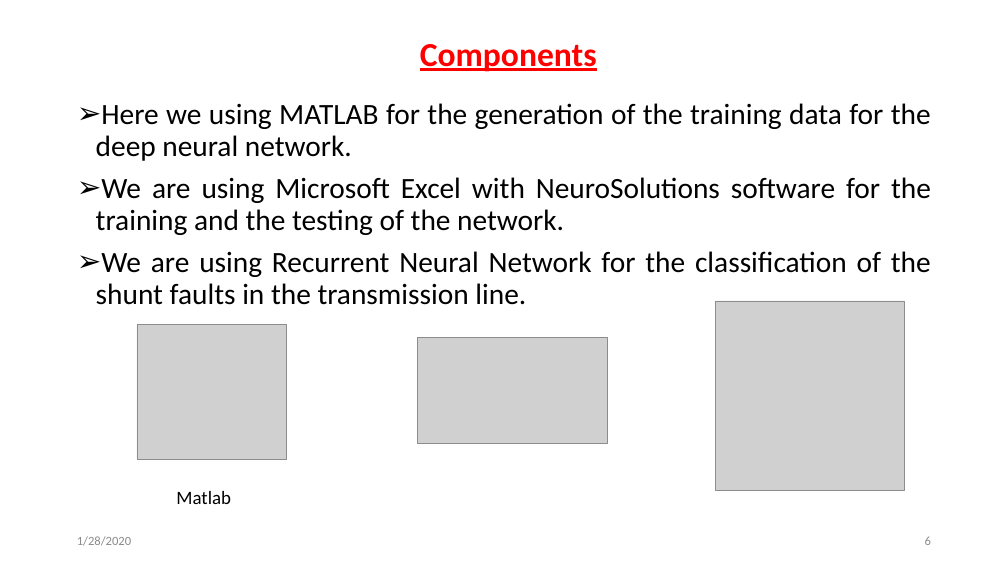
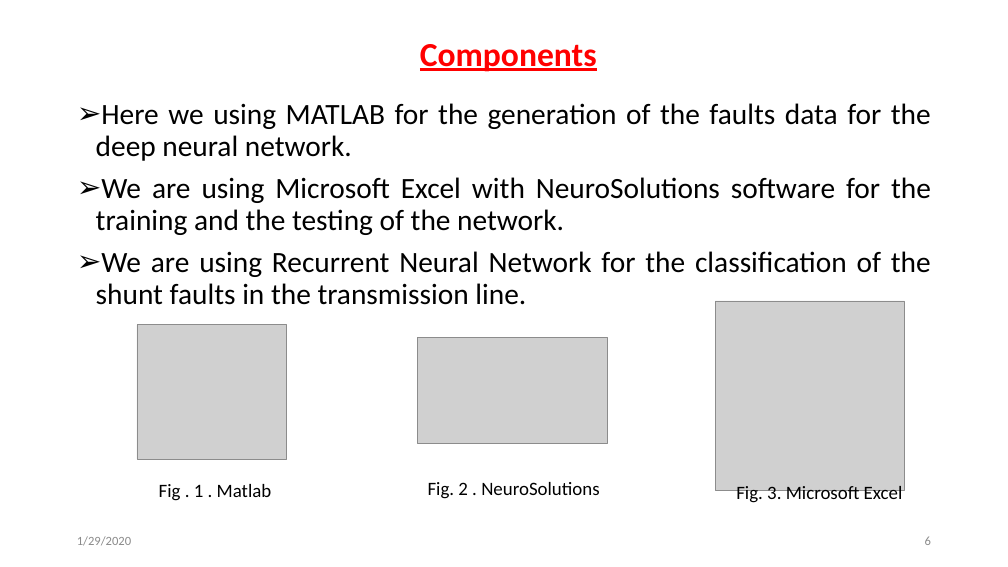
Before and after one commit to svec-final-year-project-eee/Project, a slide deck: slide 6 of Reviews/second review/Second Oral Presentation.pptx. Drawn at 1008x567 pixels with LibreOffice and Linux fonts; fonts in the diff are those of the drawing; grey boxes stand for pictures. Boxes give left, top, right and bottom in pixels: in the first picture for what was removed or moved away, otherwise in the second. Text is boxed around its words. In the diff, an @@ line names an element or a change of style, - is before the commit and + after.

```diff
--- a/Reviews/second review/Second Oral Presentation.pptx
+++ b/Reviews/second review/Second Oral Presentation.pptx
@@ text at <box>96,103,931,161</box>: text changed @@
-➢ Here we using MATLAB for the generation of the training data for the deep neural network.
+➢ Here we using MATLAB for the generation of the faults data for the deep neural network.
@@ text at <box>159,484,272,501</box>: text changed @@
-Matlab
+Fig . 1 . Matlab
@@ text added at <box>428,482,599,499</box>, 18 pt, text #000000 @@
+Fig. 2 . NeuroSolutions
@@ text added at <box>736,486,903,504</box>, 18 pt, text #000000 @@
+Fig. 3. Microsoft Excel
@@ text at <box>77,536,131,546</box>: text changed @@
-1/28/2020
+1/29/2020
```
Also in this commit, not shown: 14 other slides changed, 1 slide added, 6 other files.
